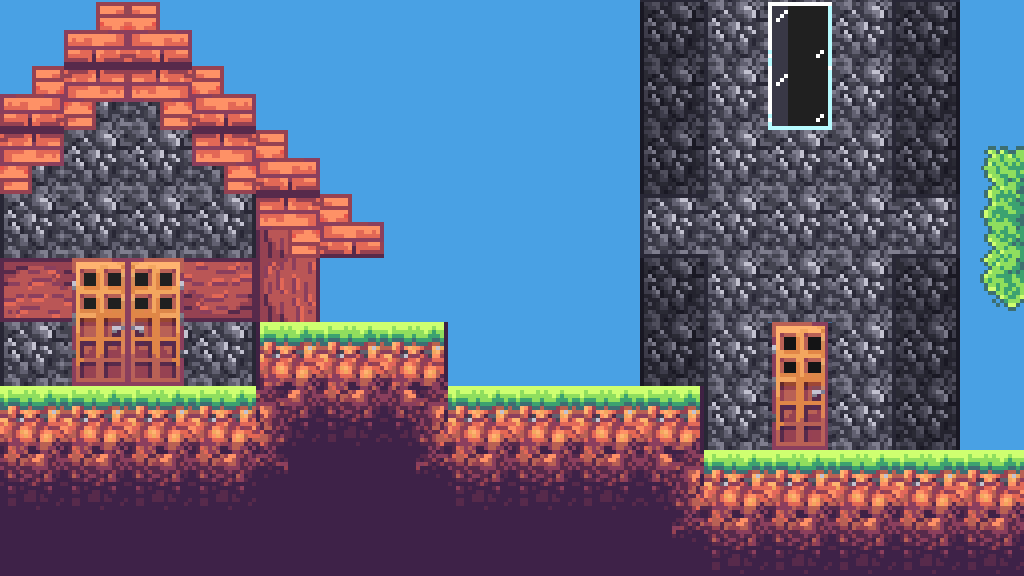
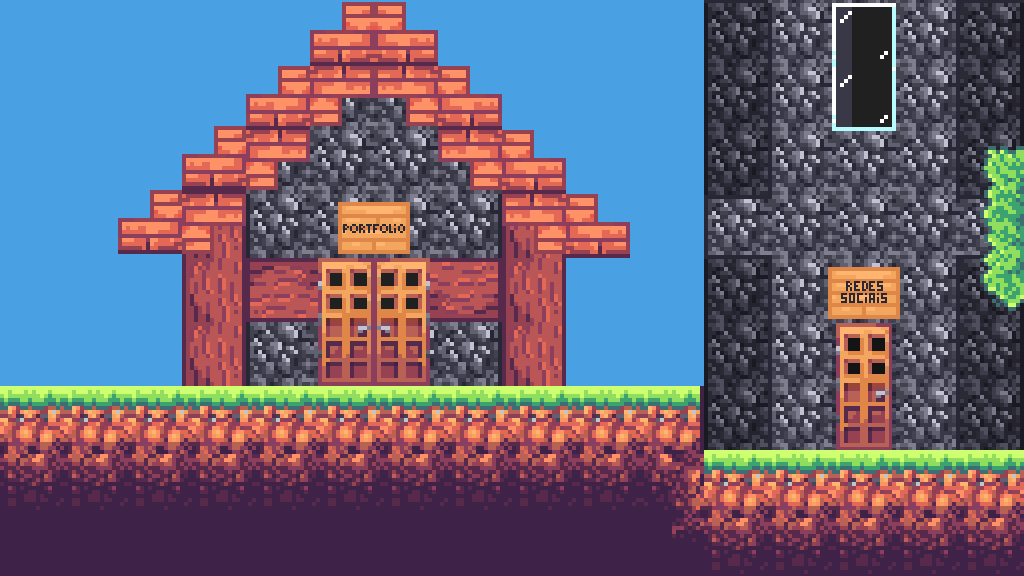
Layers edited between the first and the second 1024 x 576 image:
removed layer "Layer 1" over [0, 0, 1024, 510]
added layer "Layer 6" above "Layer 4" over [841, 281, 887, 303]
added layer "Layer 4" above "Layer 7" over [343, 224, 405, 233]
added layer "Layer 7" above "Layer 3" over [828, 267, 900, 319]
added layer "Layer 3" above "Layer 2" over [338, 202, 410, 254]
added layer "Layer 2" above "Background" over [0, 0, 1024, 510]
